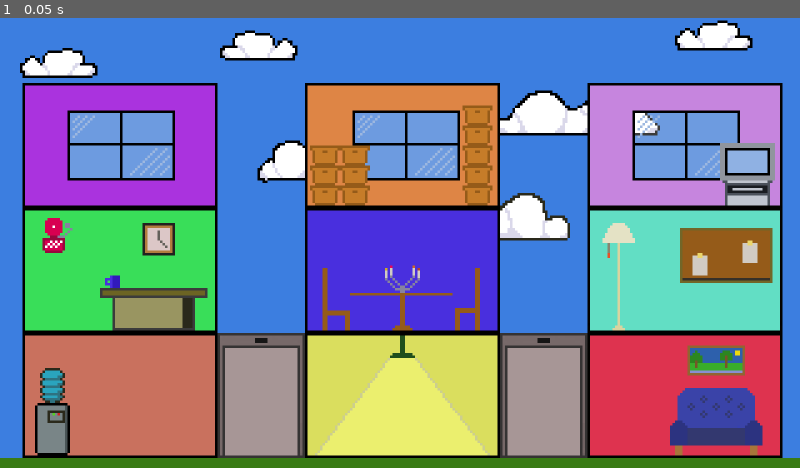
Above: before the commit, frame 1.
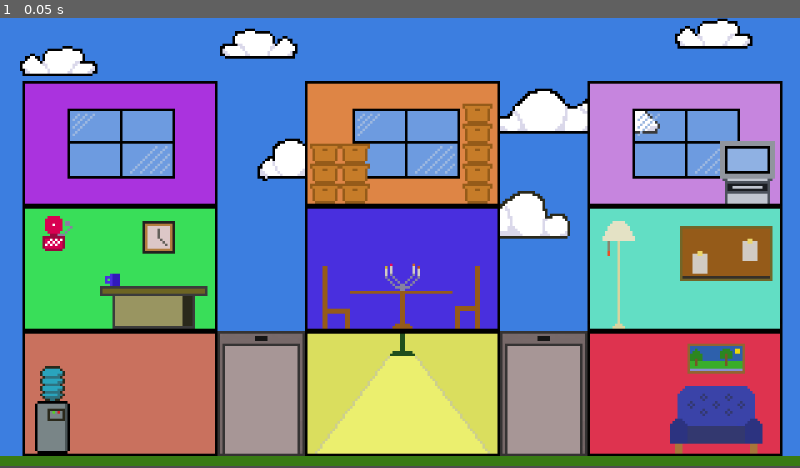
Above: after the commit, the same moment.

Repository: gunarp/gjds-game-jam2
Game: Godot game, scene res://scenes/main.tscn
The game is run twice, just before and just after one commit, with the same random seed, the same clock (stepped at 60 frames per second) and the same inputs.
Inputs:
- Up to frame 1 (0.05 s): no input

The runs differ from the first frame. In frame 1, 10% of the frame differs, in the area x 0-100%, y 0-100%.

Commit message:
add visual data to serializer

Diff:
--- a/resource/levels/level_1.json
+++ b/resource/levels/level_1.json
@@ -1,94 +1,99 @@
 {
-	"building_0": {
-		"floor_0": {
-			"room_id": 0,
-			"max_size": 3,
-			"initial_passengers": [
-				{
-					"dest_room": 1,
-					"sprite_style": 3
-				},
-				{
-					"dest_room": 4,
-					"sprite_style": 0
-				}
-			]
+	"visual_data": {
+		"side_margin": 9,
+		"floor_margin": 4,
+		"room_width": 78,
+		"room_height": 50,
+		"elevator_width": 35
+	},
+	"buildings": [
+		{
+			"floor_0": {
+				"room_id": 0,
+				"max_size": 3,
+				"initial_passengers": [
+					{
+						"dest_room": 1,
+						"sprite_style": 3
+					},
+					{
+						"dest_room": 4,
+						"sprite_style": 0
+					}
+				]
+			},
+			"floor_1": {
+				"room_id": 1,
+				"max_size": 3,
+				"initial_passengers": []
+			},
+			"floor_2": {
+				"room_id": 2,
+				"max_size": 3,
+				"initial_passengers": [
+					{
+						"dest_room": 8,
+						"sprite_style": 5
+					},
+					{
+						"dest_room": 5,
+						"sprite_style": 1
+					}
+				]
+			}
 		},
-		"floor_1": {
-			"room_id": 1,
-			"max_size": 3,
-			"initial_passengers": [
-			]
+		{
+			"floor_0": {
+				"room_id": 3,
+				"max_size": 3,
+				"initial_passengers": []
+			},
+			"floor_1": {
+				"room_id": 4,
+				"max_size": 3,
+				"initial_passengers": [
+					{
+						"dest_room": 0,
+						"sprite_style": 2
+					}
+				]
+			},
+			"floor_2": {
+				"room_id": 5,
+				"max_size": 3,
+				"initial_passengers": []
+			}
 		},
-		"floor_2": {
-			"room_id": 2,
-			"max_size": 3,
-			"initial_passengers": [
-				{
-					"dest_room": 8,
-					"sprite_style": 5
-				},
-				{
-					"dest_room": 5,
-					"sprite_style": 1
-				}
-			]
+		{
+			"floor_0": {
+				"room_id": 6,
+				"max_size": 3,
+				"initial_passengers": []
+			},
+			"floor_1": {
+				"room_id": 7,
+				"max_size": 3,
+				"initial_passengers": [
+					{
+						"dest_room": 3,
+						"sprite_style": 3
+					},
+					{
+						"dest_room": 5,
+						"sprite_style": 3
+					},
+				]
+			},
+			"floor_2": {
+				"room_id": 8,
+				"max_size": 3,
+				"initial_passengers": [
+					{
+						"dest_room": 2,
+						"sprite_style": 4
+					},
+				]
+			}
 		}
-	},
-	"building_1": {
-		"floor_0": {
-			"room_id": 3,
-			"max_size": 3,
-			"initial_passengers": [
-			]
-		},
-		"floor_1": {
-			"room_id": 4,
-			"max_size": 3,
-			"initial_passengers": [
-				{
-					"dest_room": 0,
-					"sprite_style": 2
-				}
-			]
-		},
-		"floor_2": {
-			"room_id": 5,
-			"max_size": 3,
-			"initial_passengers": [
-			]
-		}
-	},
-	"building_2": {
-		"floor_0": {
-			"room_id": 6,
-			"max_size": 3,
-			"initial_passengers": [
-			]
-		},
-		"floor_1": {
-			"room_id": 7,
-			"max_size": 3,
-			"initial_passengers": [
-				{
-					"dest_room": 3,
-					"sprite_style": 3
-				},
-				{
-					"dest_room": 5,
-					"sprite_style": 3
-				},
-			]
-		},
-		"floor_2": {
-			"room_id": 8,
-			"max_size": 3,
-			"initial_passengers": [
-				{
-					"dest_room": 2,
-					"sprite_style": 4
-				},
-			]
-		}
-	}
+	]
 }
--- a/scenes/main.tscn
+++ b/scenes/main.tscn
@@ -6,6 +6,7 @@
 [node name="Main" type="Node"]
 
 [node name="Level1" parent="." instance=ExtResource("1_o5qli")]
+position = Vector2(0, -3)
 scale = Vector2(4, 4)
 
 [node name="AudioStreamPlayer2D" type="AudioStreamPlayer2D" parent="."]
--- a/scripts/game/elevator.gd
+++ b/scripts/game/elevator.gd
@@ -69,7 +69,7 @@
   current_floor += inc
 
   # animate (negative y direction is up)
-  position.y = position.y + -1 * inc * ($TextureRect.texture.get_size().y * scale.y)
+  position.y = position.y + -1 * inc * ($TextureRect.texture.get_size().y)
 
 
 func _pop_passenger() -> Passenger:
--- a/scripts/game/level_state.gd
+++ b/scripts/game/level_state.gd
@@ -21,7 +21,7 @@
 # * Maps Building identifier to list of rooms in building
 # * The index of the list is the floor the room is located on
 # * If there is no room on that floor, the room id will be -1
-var buildings: Dictionary[String, Array]
+var buildings: Array[Array]
 
 
 func _init() -> void:
@@ -33,17 +33,25 @@
   var json_as_text = FileAccess.get_file_as_string(initial_level_json)
   var json_as_dict = JSON.parse_string(json_as_text)
 
-  for building_id in json_as_dict:
-    buildings[building_id] = []
+  for building in json_as_dict["buildings"]:
+    var building_rooms = []
 
-    for floor_num in json_as_dict[building_id]:
-      var room_raw = json_as_dict[building_id][floor_num]
+    for floor_num in building:
+      var room_raw = building[floor_num]
       if room_raw["room_id"] as int < 0:
-        buildings[building_id].push_back(-1)
+        building_rooms.push_back(-1)
       else:
         # ? Quite a bit of opportunity to clean this up later
         # ! Need to assign room global position
-        var room = Room.new(room_raw["room_id"] as int, room_raw["max_size"] as int)
+
+        # Room anchor point will be top left of room
+        # max_y - floor_margin - n_room * (room_height - 1)
+
+        # need to pass dims into room, which will be used to space the passengers within it
+        var room_dims = Vector2(0, 0)
+
+
+        var room = Room.new(room_raw["room_id"] as int, room_raw["max_size"] as int, room_dims)
         room.name = "room_" + str(room_raw["room_id"] as int)
         add_child(room)
 
@@ -56,7 +64,9 @@
         for p in initial_passengers:
           room.push_passenger(Elevator.COMMAND.RIGHT, p)
 
-        buildings[building_id].push_back(room_raw["room_id"] as int)
+        building_rooms.push_back(room_raw["room_id"] as int)
+
+      buildings.push_back(building_rooms)
 
   $ElevatorLeft.register_opened_handler(elevator_opened)
   $ElevatorRight.register_opened_handler(elevator_opened)
@@ -64,7 +74,7 @@
   print(get_children())
 
 
-func _lookup_room_id(building_id: String, floor_id: int) -> int:
+func _lookup_room_id(building_id: int, floor_id: int) -> int:
   return buildings[building_id][floor_id]
 
 
@@ -95,17 +105,17 @@
   var room_ref: Room = null
   if elevator_kind == Elevator.KIND.LEFT:
     if direction == Elevator.COMMAND.LEFT:
-      room_ref = _get_room_by_id(_lookup_room_id("building_0", floor_number))
+      room_ref = _get_room_by_id(_lookup_room_id(0, floor_number))
       pass
     else:
-      room_ref = _get_room_by_id(_lookup_room_id("building_1", floor_number))
+      room_ref = _get_room_by_id(_lookup_room_id(1, floor_number))
       pass
   else:
     if direction == Elevator.COMMAND.LEFT:
-      room_ref = _get_room_by_id(_lookup_room_id("building_1", floor_number))
+      room_ref = _get_room_by_id(_lookup_room_id(1, floor_number))
       pass
     else:
-      room_ref = _get_room_by_id(_lookup_room_id("building_2", floor_number))
+      room_ref = _get_room_by_id(_lookup_room_id(2, floor_number))
       pass
 
   # if there's nothing to do, return the same passenger
--- a/scripts/game/room.gd
+++ b/scripts/game/room.gd
@@ -6,6 +6,7 @@
 
 var room_number: int
 var queue_ref: CoolQueue
+var dims: Vector2
 
 # may want a flag for when a room is being adjusted,
 # so we don't have two processes writing to the same queue at once?
@@ -15,8 +16,9 @@
   return "room number: " + str(room_number) + ", " + str(get_child_count())
 
 
-func _init(room_num: int, max_size: int):
+func _init(room_num: int, max_size: int, _dims: Vector2):
   room_number = room_num
+  dims = _dims
 
   queue_ref = CoolQueue.new(max_size)
   add_child(queue_ref)
